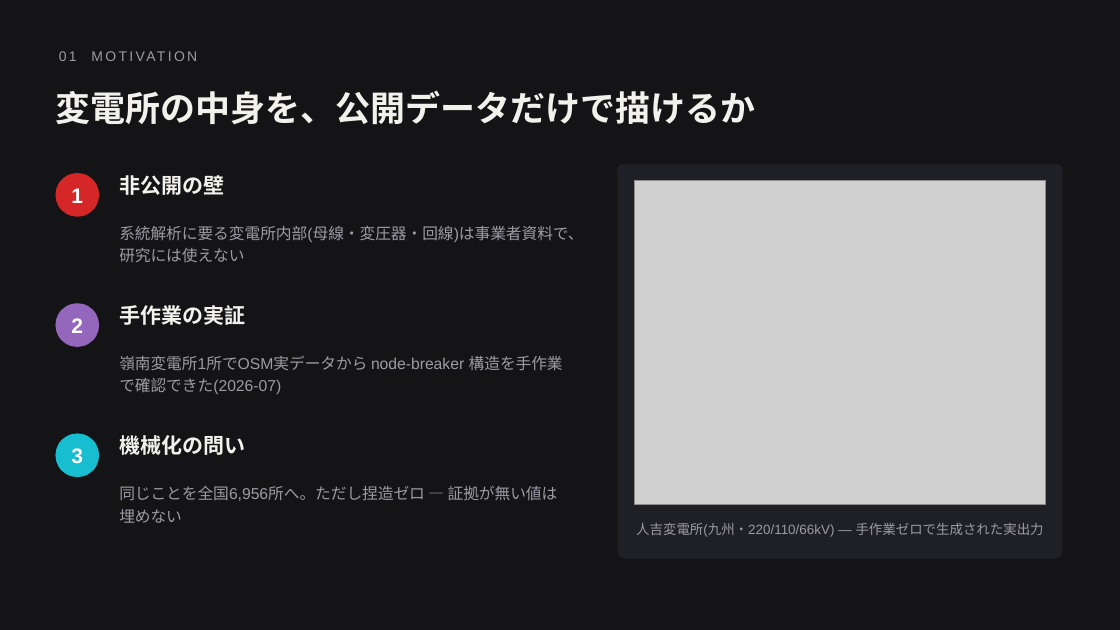
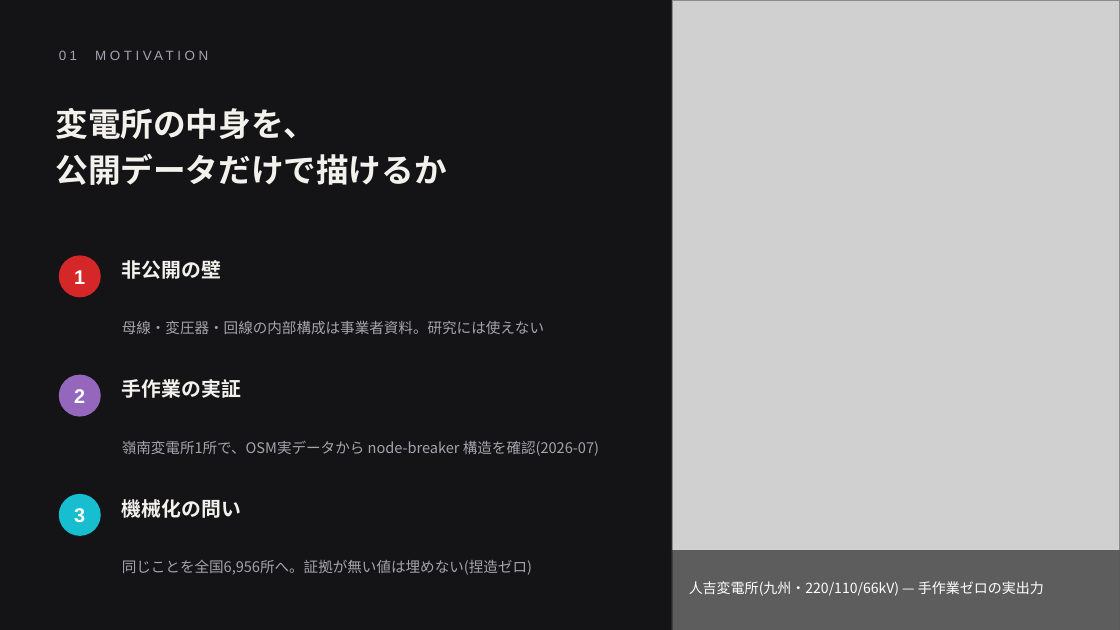
Before and after one commit to lutelute/All-Japan-Grid, a slide deck: slide 2 of docs/slides/subsld/SubSLD法_実証ペア図法.pptx. Drawn at 1120x630 pixels with LibreOffice and Linux fonts; fonts in the diff are those of the drawing; grey boxes stand for pictures. Boxes give left, top, right and bottom in pixels: in the first picture for what was removed or moved away, otherwise in the second. Text is boxed around its words. In the diff, an @@ line names an element or a change of style, - is before the commit and + after.

```diff
--- a/docs/slides/subsld/SubSLD法_実証ペア図法.pptx
+++ b/docs/slides/subsld/SubSLD法_実証ペア図法.pptx
@@ picture added at bbox=[672, 0, 1120, 630] @@
@@ text "01 MOTIVATION" at bbox=[59, 50, 77, 60]: size 12 to 11.5 pt, text colour #9C9AA3 to #A5A3AC, letter spacing 2 to 3 pt @@
@@ text at bbox=[55, 108, 446, 185]: text changed; size 30 to 28 pt; font Arial to Noto Sans CJK JP @@
-変電所の中身を、公開データだけで描けるか
+変電所の中身を、
+公開データだけで描けるか
@@ rounded rectangle removed at bbox=[618, 164, 1063, 559] @@
@@ picture removed at bbox=[634, 181, 1046, 504] @@
@@ size 18 to 17 pt in 3 elements at bbox=[74, 508, 85, 523], bbox=[74, 389, 85, 403], bbox=[74, 270, 85, 284] @@
@@ text "1": place and size @@
-text "1" at bbox=[71, 188, 83, 203]
+text "1" at bbox=[74, 270, 85, 284]
@@ ellipse: place and size @@
-ellipse at bbox=[55, 173, 99, 217]
+ellipse at bbox=[59, 255, 101, 297]
@@ size 18 to 17 pt, font Arial to Noto Sans CJK JP in 3 elements at bbox=[122, 499, 241, 518], bbox=[122, 379, 241, 398], bbox=[122, 260, 221, 279] @@
@@ text "非公開の壁": place and size @@
-text "非公開の壁" at bbox=[119, 175, 224, 195]
+text "非公開の壁" at bbox=[122, 260, 221, 279]
@@ text at bbox=[122, 321, 544, 334]: text changed; size 13.5 to 12.5 pt; font Arial to Noto Sans CJK JP; text colour #9C9AA3 to #A5A3AC @@
-系統解析に要る変電所内部(母線・変圧器・回線)は事業者資料で、研究には使えない
+母線・変圧器・回線の内部構成は事業者資料。研究には使えない
@@ text "2": place and size @@
-text "2" at bbox=[71, 318, 83, 333]
+text "2" at bbox=[74, 389, 85, 403]
@@ ellipse: place and size @@
-ellipse at bbox=[55, 303, 99, 347]
+ellipse at bbox=[59, 375, 101, 417]
@@ text "手作業の実証": place and size @@
-text "手作業の実証" at bbox=[119, 305, 245, 325]
+text "手作業の実証" at bbox=[122, 379, 241, 398]
@@ text at bbox=[122, 441, 599, 456]: text changed; size 13.5 to 12.5 pt; font Arial to Noto Sans CJK JP; text colour #9C9AA3 to #A5A3AC @@
-嶺南変電所1所でOSM実データから node-breaker 構造を手作業で確認できた(2026-07)
+嶺南変電所1所で、OSM実データから node-breaker 構造を確認(2026-07)
@@ text "3": place and size @@
-text "3" at bbox=[71, 448, 83, 464]
+text "3" at bbox=[74, 508, 85, 523]
@@ ellipse: place and size @@
-ellipse at bbox=[55, 434, 99, 477]
+ellipse at bbox=[59, 494, 101, 536]
@@ text "機械化の問い": place and size @@
-text "機械化の問い" at bbox=[119, 435, 245, 455]
+text "機械化の問い" at bbox=[122, 499, 241, 518]
@@ text at bbox=[122, 560, 532, 575]: text changed; size 13.5 to 12.5 pt; font Arial to Noto Sans CJK JP; text colour #9C9AA3 to #A5A3AC @@
-同じことを全国6,956所へ。ただし捏造ゼロ — 証拠が無い値は埋めない
+同じことを全国6,956所へ。証拠が無い値は埋めない(捏造ゼロ)
@@ rectangle added at bbox=[672, 550, 1120, 630], fill #000000 at 55% opacity @@
@@ text at bbox=[689, 581, 1044, 596]: text changed; size 11.5 to 12 pt; font Arial to Noto Sans CJK JP; text colour #9C9AA3 to #FFFFFF @@
-人吉変電所(九州・220/110/66kV) — 手作業ゼロで生成された実出力
+人吉変電所(九州・220/110/66kV) — 手作業ゼロの実出力
```
Also in this commit, not shown: 6 other slides changed, 3 slides added, 3 slides removed, 7 other files.
